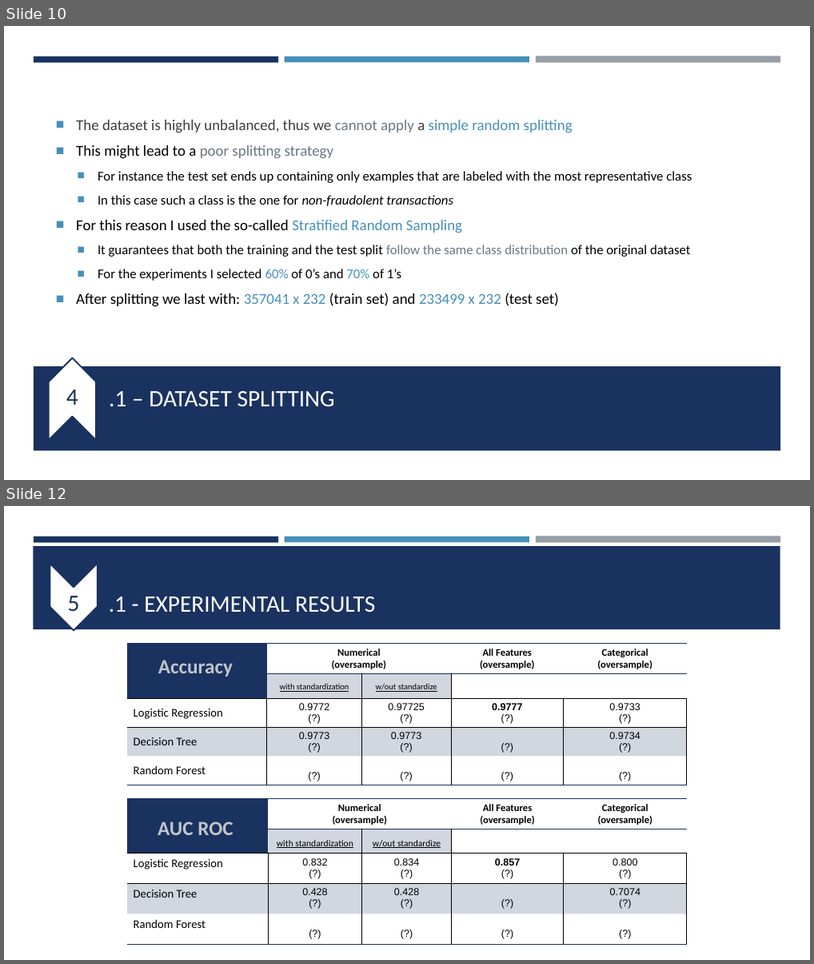
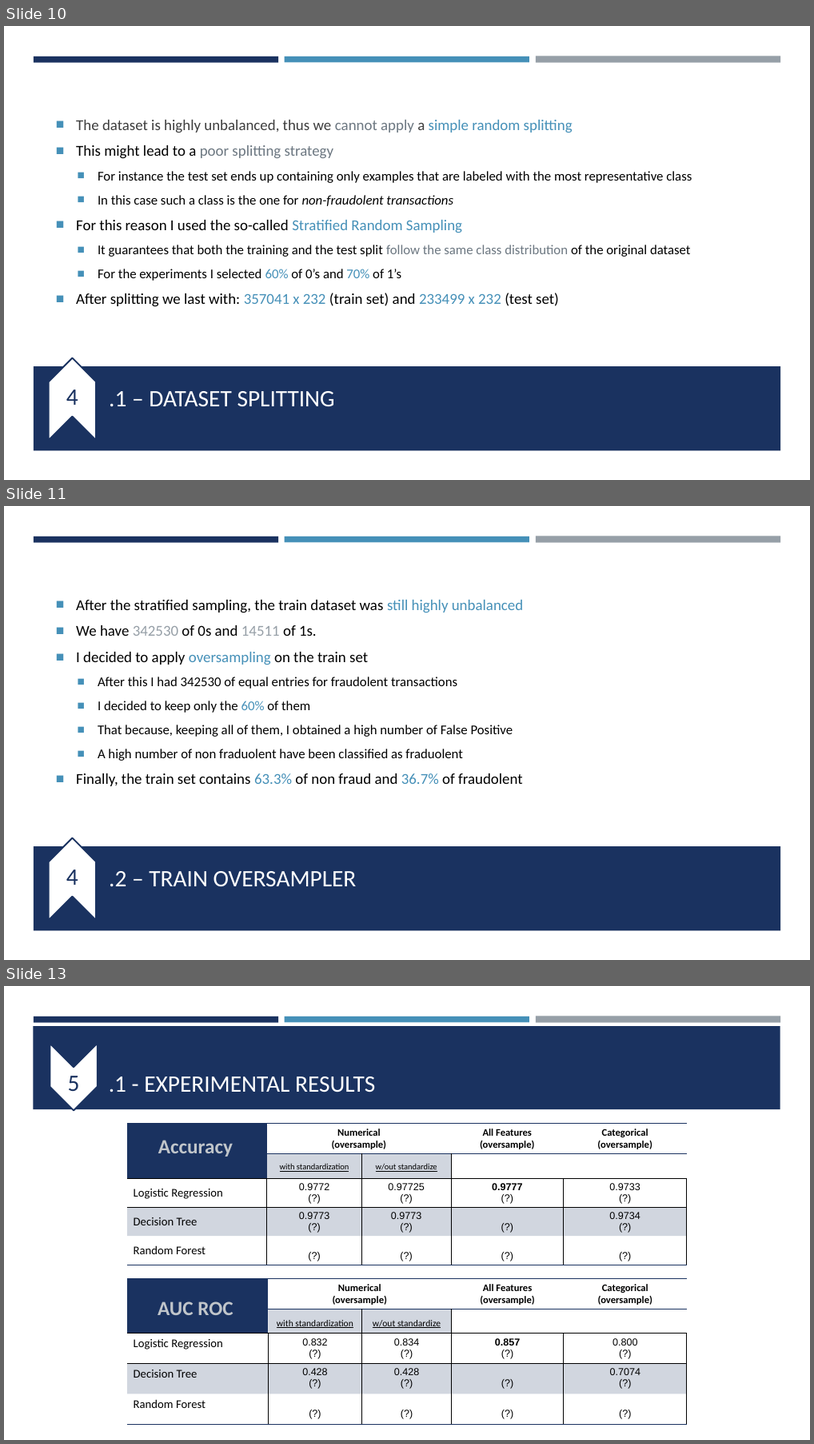
Before and after one commit to lmriccardo/fraudolent-transaction-classification, a slide deck: presentation/fraudolent_transaction.pptx. Shown one above the other, each under a label of ours: slides 10 and 12 before the commit, slides 10, 11 and 13 after it; the slides between them are not shown. The pictures are 814x964 and 814x1444 pixels, drawn with LibreOffice and Linux fonts; fonts in the diff are those of the drawing. Boxes give left, top, right and bottom in pixels: in the first picture for what was removed or moved away, otherwise in the second. Text is boxed around its words. In the diff, an @@ line names an element or a change of style, - is before the commit and + after.

```diff
--- a/presentation/fraudolent_transaction.pptx
+++ b/presentation/fraudolent_transaction.pptx
@@ slide 11 added at <box>4,506,810,960</box>, background #FFFFFF; not listed: 4 template elements that a slide beside it also shows @@
@@ text added at <box>76,600,523,786</box>, 16 pt, text #000000 @@
+■ After the stratified sampling, the train dataset was still highly unbalanced
+■ We have 342530 of 0s and 14511 of 1s.
+■ I decided to apply oversampling on the train set
+  ■ After this I had 342530 of equal entries for fraudolent transactions
+  ■ I decided to keep only the 60% of them
+  ■ That because, keeping all of them, I obtained a high number of False Positive
+  ■ A high number of non fraduolent have been classified as fraduolent
+■ Finally, the train set contains 63.3% of non fraud and 36.7% of fraudolent
@@ chevron added at <box>49,838,96,920</box>, fill #FFFFFF, outline #1A3260 1.75 pt @@
@@ text added at <box>66,869,78,884</box>, 28 pt, text #1A3260 @@
+4
@@ title added at <box>109,871,357,887</box>, 28 pt, text #FFFFFF @@
+.2 – TRAIN OVERSAMPLER
@@ what was slide 12 is now slide 13 @@
```
Also in this commit, not shown: 1 slide changed, 3 other files.
